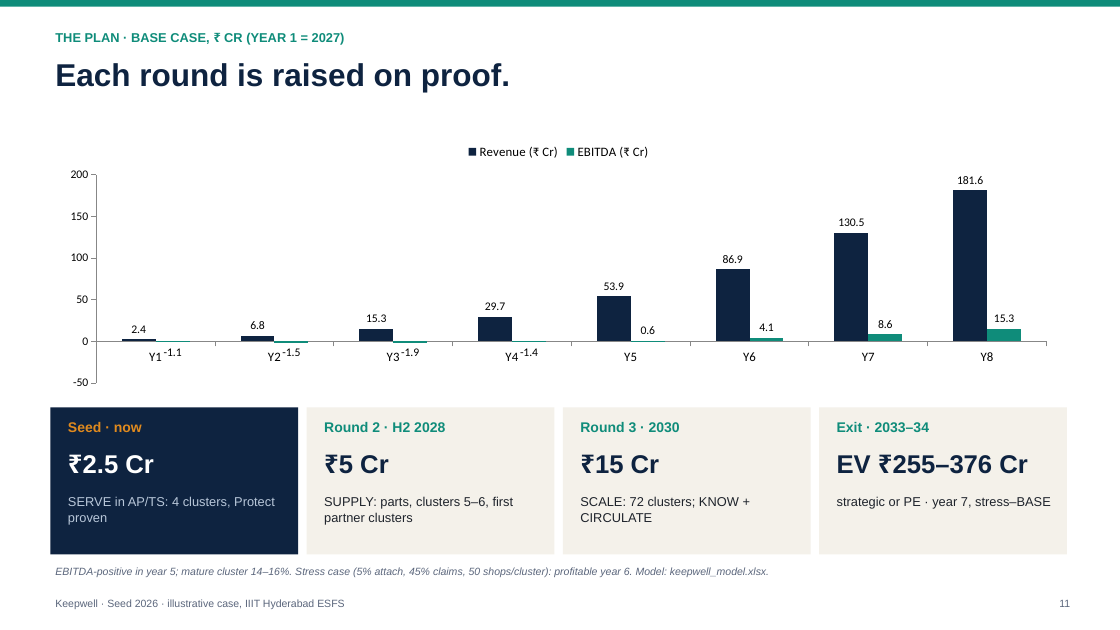
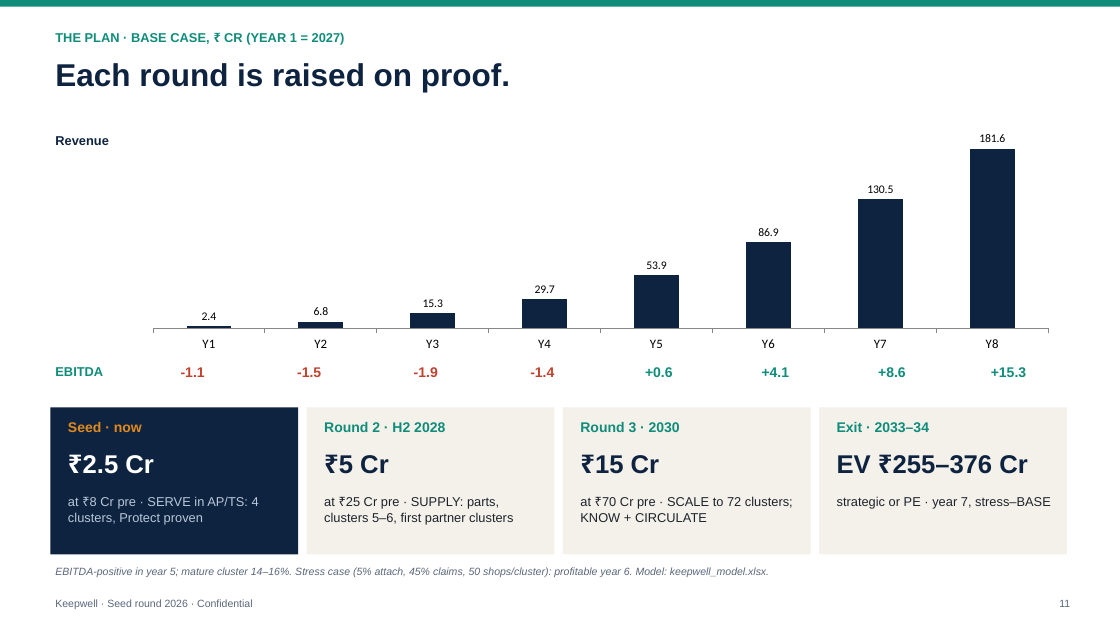
Before and after one commit to PrathyushaKalluri/keepwell, a slide deck: slide 11 of pitch_v2/deck/Keepwell_Seed_Deck.pptx. Drawn at 1120x630 pixels with LibreOffice and Linux fonts; fonts in the diff are those of the drawing. Boxes give left, top, right and bottom in pixels: in the first picture for what was removed or moved away, otherwise in the second. Text is boxed around its words. In the diff, an @@ line names an element or a change of style, - is before the commit and + after.

```diff
--- a/pitch_v2/deck/Keepwell_Seed_Deck.pptx
+++ b/pitch_v2/deck/Keepwell_Seed_Deck.pptx
@@ text added at (55,136,109,145), 11 pt, text #0E2340, bold @@
+Revenue
@@ column chart at (134,126,1067,357) @@
-Revenue (₹ Cr): 2.4, 6.8, 15.3, 29.7, 53.9, 86.9, 130.5, 181.6
+Series 1: 2.4, 6.8, 15.3, 29.7, 53.9, 86.9, 130.5, 181.6
@@ data labels of Series 1 changed @@
-EBITDA (₹ Cr): -1.1, -1.5, -1.9, -1.4, 0.6, 4.1, 8.6, 15.3
@@ legend changed @@
@@ value axis changed @@
@@ column chart: place and size @@
-column chart at (50,134,1067,395)
+column chart at (134,126,1067,357)
@@ text added at (55,367,103,376), 11 pt, text #0F8C7A, bold @@
+EBITDA
@@ text added at (181,367,205,377), 12 pt, text #C2412D, bold @@
+-1.1
@@ text added at (297,367,321,377), 12 pt, text #C2412D, bold @@
+-1.5
@@ text added at (414,367,438,377), 12 pt, text #C2412D, bold @@
+-1.9
@@ text added at (530,367,554,377), 12 pt, text #C2412D, bold @@
+-1.4
@@ text added at (645,367,673,377), 12 pt, text #0F8C7A, bold @@
++0.6
@@ text added at (762,367,790,377), 12 pt, text #0F8C7A, bold @@
++4.1
@@ text added at (878,367,906,377), 12 pt, text #0F8C7A, bold @@
++8.6
@@ text added at (991,367,1026,377), 12 pt, text #0F8C7A, bold @@
++15.3
@@ text at (68,496,259,525): text changed @@
-SERVE in AP/TS: 4 clusters, Protect proven
+at ₹8 Cr pre · SERVE in AP/TS: 4 clusters, Protect proven
@@ text at (324,497,513,525): text changed @@
-SUPPLY: parts, clusters 5–6, first partner clusters
+at ₹25 Cr pre · SUPPLY: parts, clusters 5–6, first partner clusters
@@ text at (580,496,793,522): text changed @@
-SCALE: 72 clusters; KNOW + CIRCULATE
+at ₹70 Cr pre · SCALE to 72 clusters; KNOW + CIRCULATE
@@ text at (55,599,252,609): text changed @@
-Keepwell · Seed 2026 · illustrative case, IIIT Hyderabad ESFS
+Keepwell · Seed round 2026 · Confidential
```
Also in this commit, not shown: 14 other slides changed, 46 other files.
